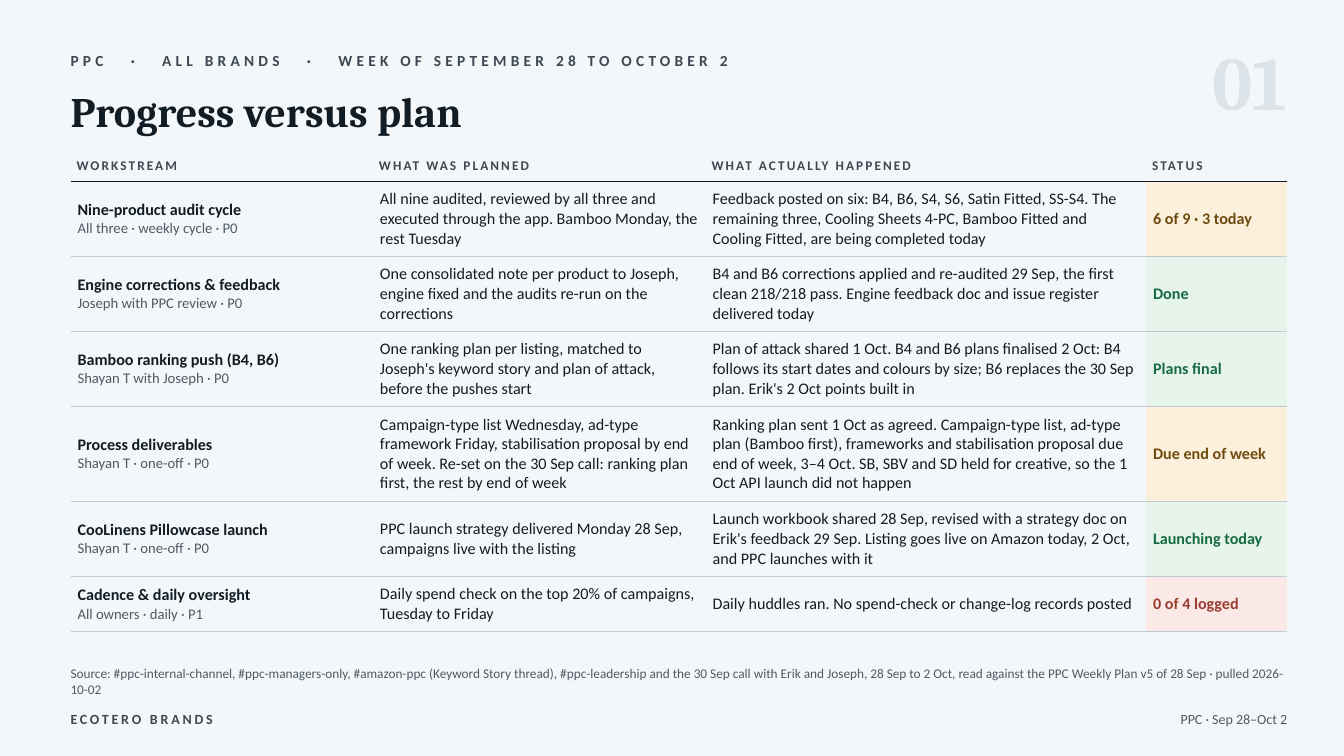
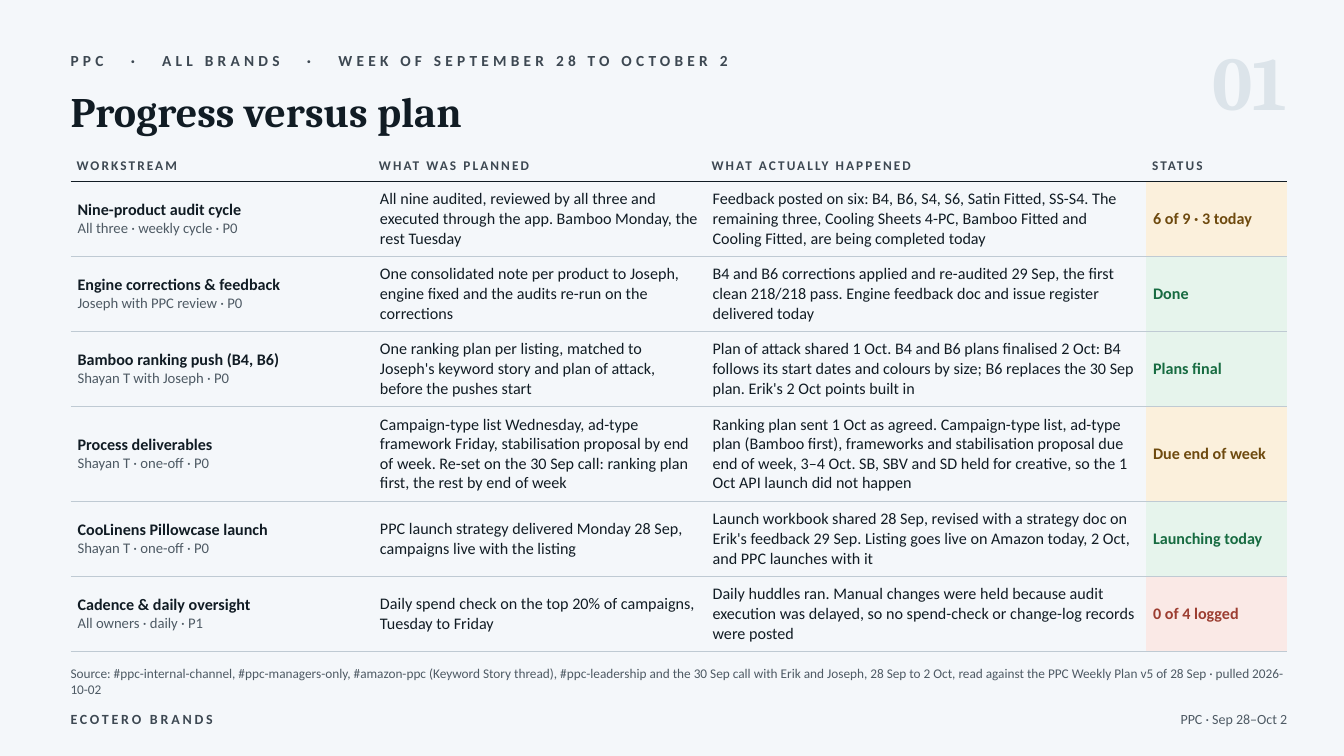
Before and after one commit to zarlish-web/PPC-Audit-, a slide deck: slide 2 of deliverables/PPC_Weekly_Review_Sep28-Oct2.pptx. Drawn at 1344x756 pixels with LibreOffice and Linux fonts; fonts in the diff are those of the drawing. Boxes give left, top, right and bottom in pixels: in the first picture for what was removed or moved away, otherwise in the second. Text is boxed around its words. In the diff, an @@ line names an element or a change of style, - is before the commit and + after.

```diff
--- a/deliverables/PPC_Weekly_Review_Sep28-Oct2.pptx
+++ b/deliverables/PPC_Weekly_Review_Sep28-Oct2.pptx
@@ table at [71, 156, 1288, 646] @@
-row 7, column 3: Daily huddles ran. No spend-check or change-log records posted
+row 7, column 3: Daily huddles ran. Manual changes were held because audit execution was delayed, so no spend-check or change-log records were posted
```
